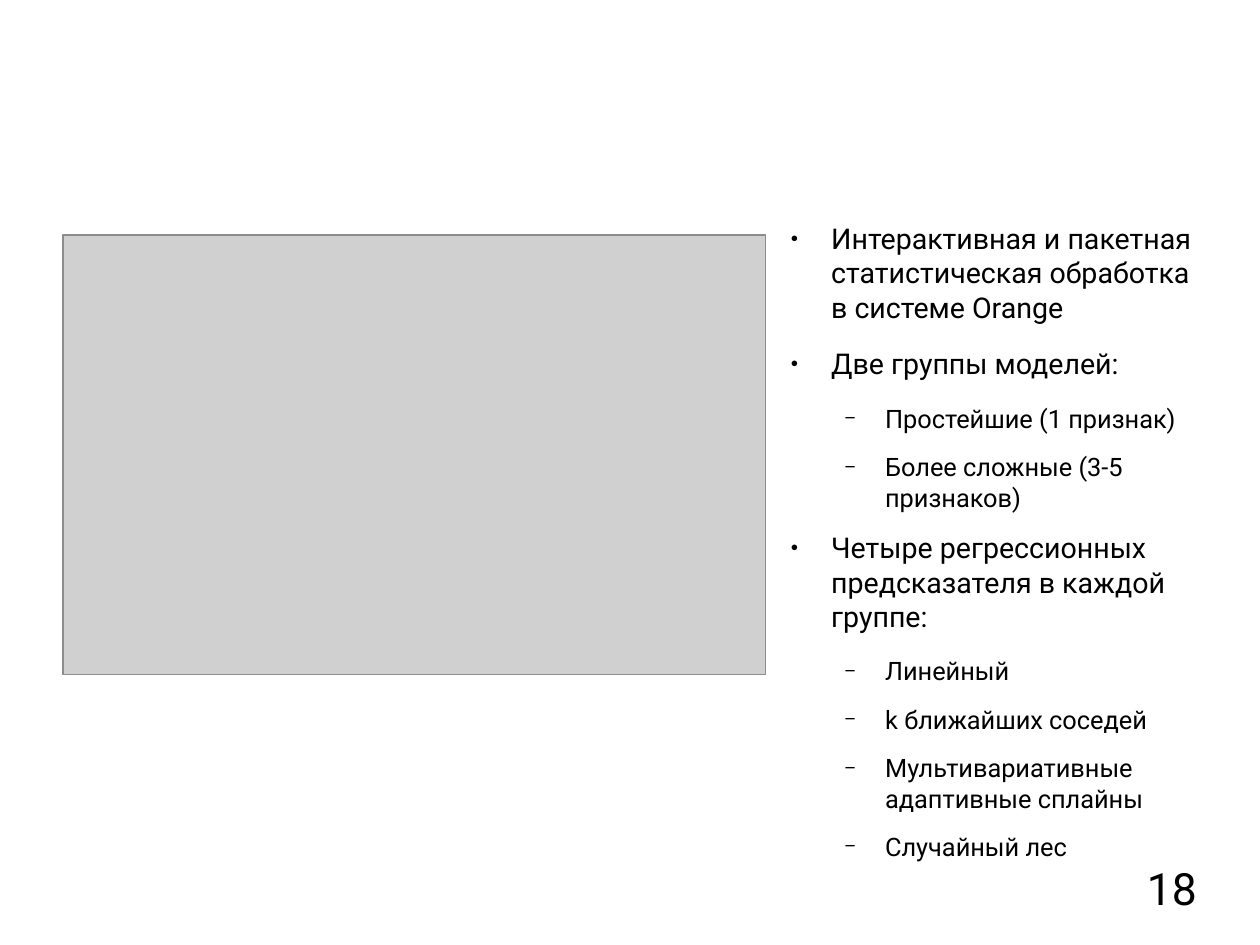
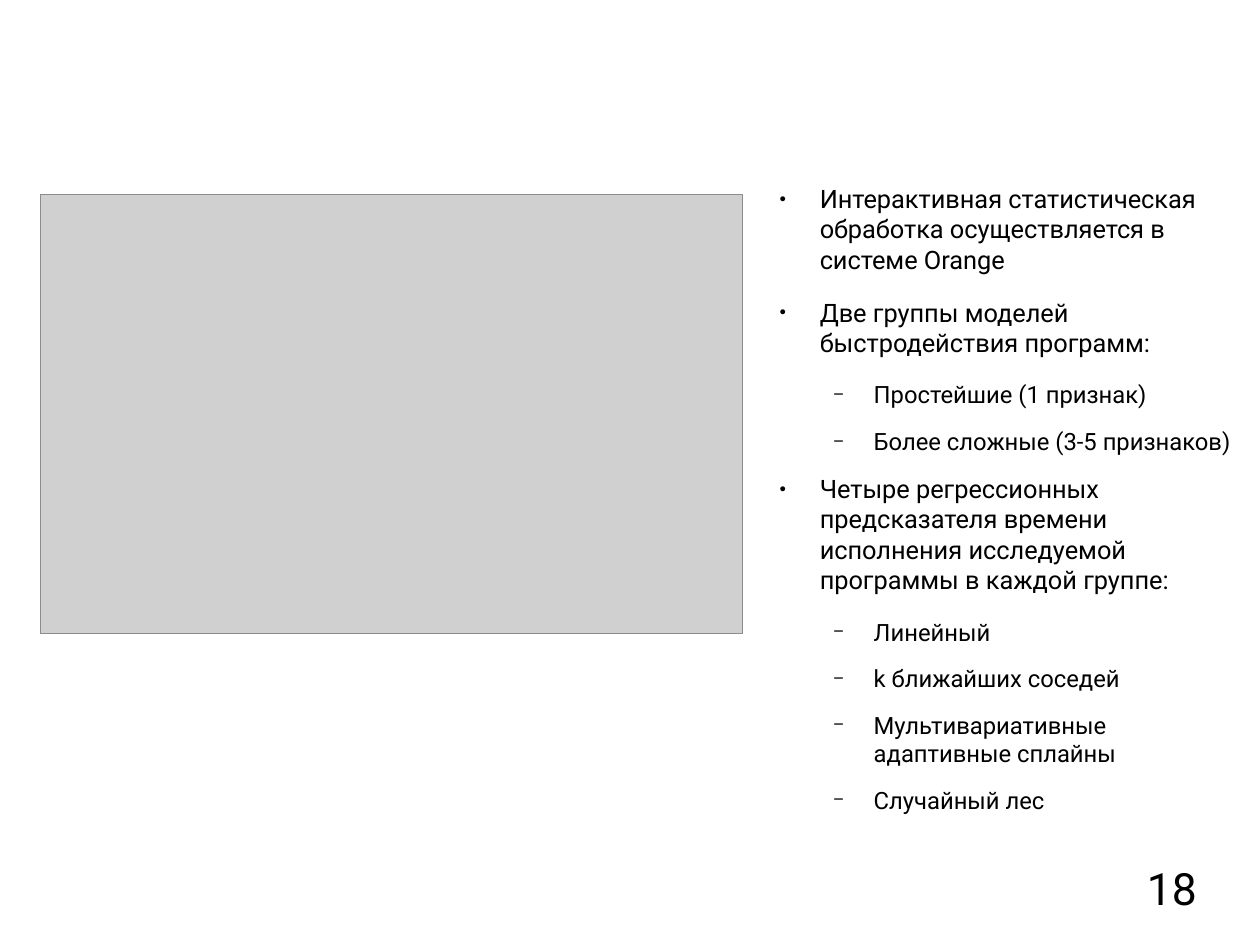
Before and after one commit to mkpankov/adaptor, a slide deck: slide 18 of diploma/defense/brochure.odp. Drawn at 1260x945 pixels with LibreOffice and Linux fonts; fonts in the diff are those of the drawing; grey boxes stand for pictures; background and template pictures are left out. Boxes give left, top, right and bottom in pixels: in the first picture for what was removed or moved away, otherwise in the second. Text is boxed around its words. In the diff, an @@ line names an element or a change of style, - is before the commit and + after.

```diff
--- a/diploma/defense/brochure.odp
+++ b/diploma/defense/brochure.odp
@@ picture: place and size @@
-picture at bbox=[63, 236, 766, 675]
+picture at bbox=[40, 194, 743, 633]
@@ text "Интерактивная статистическая обработка осуществляется в ...": place and size @@
-text "Интерактивная статистическая обработка осуществляется в ..." at bbox=[831, 228, 1192, 862]
+text "Интерактивная статистическая обработка осуществляется в ..." at bbox=[820, 190, 1231, 814]
@@ text at bbox=[820, 190, 1195, 357]: text changed; size 18 to 16 pt @@
-● Интерактивная и пакетная статистическая обработка в системе Orange
-● Две группы моделей:
+● Интерактивная статистическая обработка осуществляется в системе Orange
+● Две группы моделей быстродействия программ:
@@ text at bbox=[874, 384, 1231, 814]: size 16 to 15 pt in "Простейшие (1 признак)", "Более сложные (3-5 признаков)", "Линейный", "k ближайших соседей" and 2 more places @@
@@ text at bbox=[820, 480, 1168, 595]: text changed; size 18 to 16 pt @@
-● Четыре регрессионных предсказателя в каждой группе:
+● Четыре регрессионных предсказателя времени исполнения исследуемой программы в каждой группе:
```
Also in this commit, not shown: 3 other slides changed, 1 slide added, 1 slide removed.
